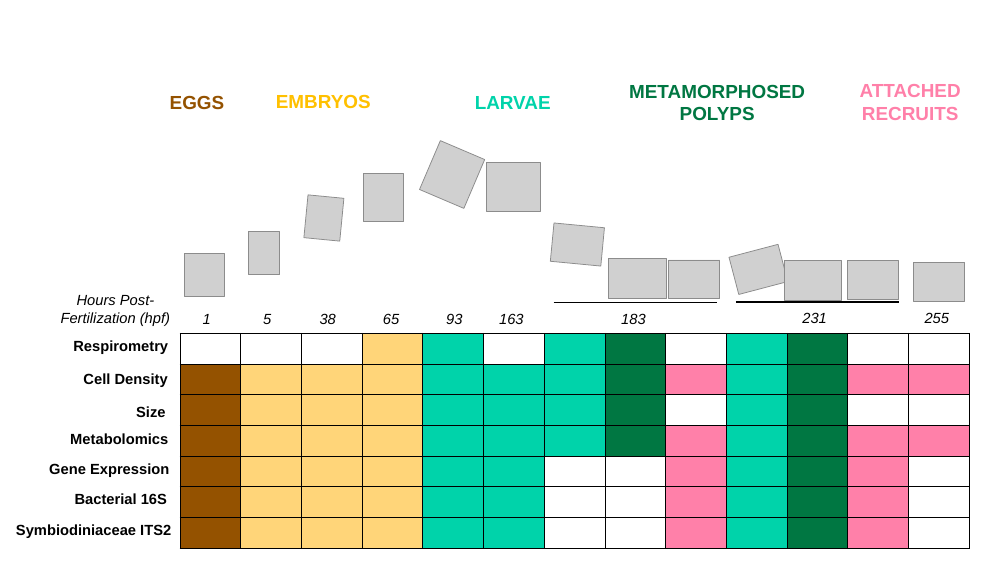
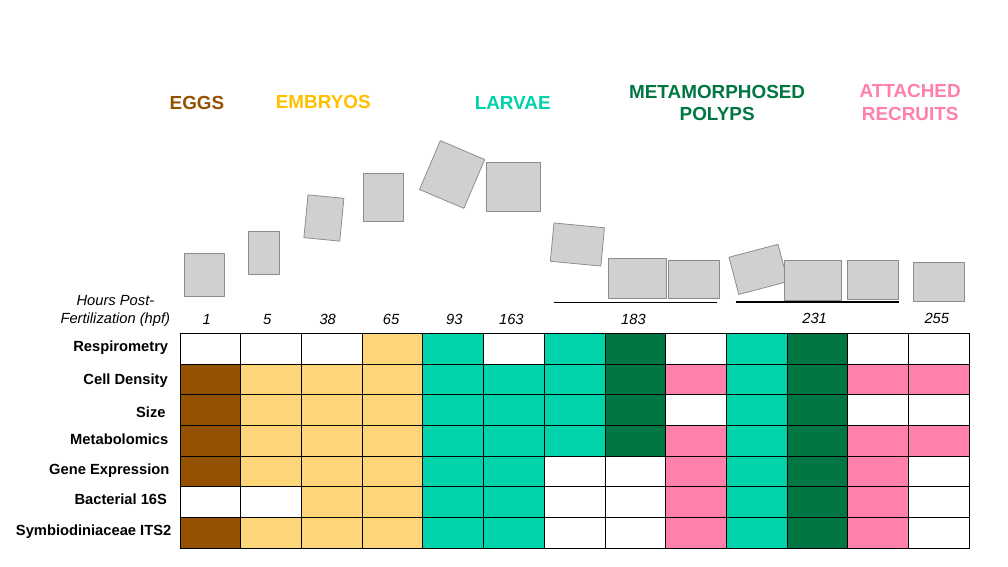
Before and after one commit to AHuffmyer/EarlyLifeHistory_Energetics, a slide deck: slide 2 of Mcap2020/PPT_files/Mcap_2020_figs.pptx. Drawn at 1008x567 pixels with LibreOffice and Linux fonts; fonts in the diff are those of the drawing; grey boxes stand for pictures. Boxes give left, top, right and bottom in pixels: in the first picture for what was removed or moved away, otherwise in the second. Text is boxed around its words. In the diff, an @@ line names an element or a change of style, - is before the commit and + after.

```diff
--- a/Mcap2020/PPT_files/Mcap_2020_figs.pptx
+++ b/Mcap2020/PPT_files/Mcap_2020_figs.pptx
@@ table at bbox=[180, 333, 966, 545] @@
@@ fill #945200 to #FFFFFF in row 6, column 1 @@
@@ fill #FFD579 to #FFFFFF in row 6, column 2 @@
```
Also in this commit, not shown: 1 slide added.
